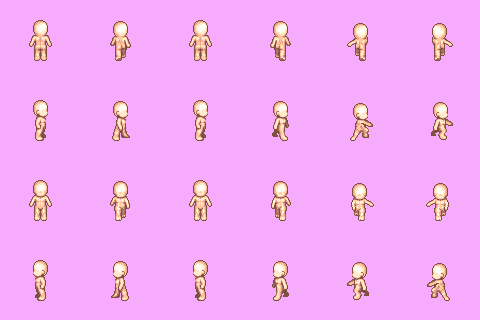
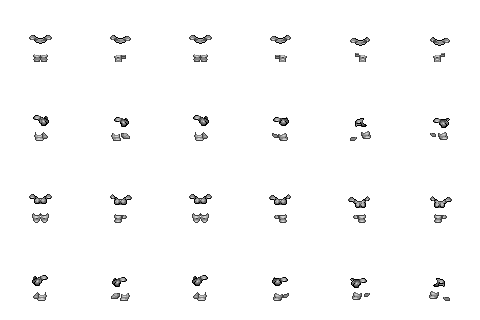
Two versions of the same layered image (480x320). Layer-by-layer changes:
hid group "hair" (4 layers) over (26, 16, 455, 285)
showed group "female" (4 layers) over (28, 35, 452, 296)
showed "light-plate" (2nd of 2, in "female") over (29, 35, 452, 288)
showed "boots", painted on it over (32, 53, 450, 301)
hid group "main" (1st of 2) (2 layers) over (28, 20, 453, 301)
hid "green" over (0, 0, 480, 320)
